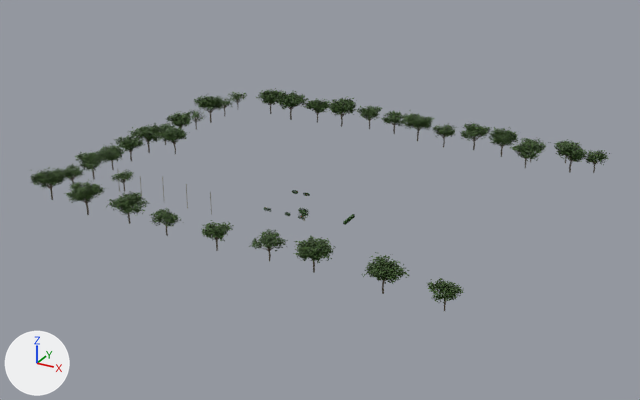
A saved change to the glTF model modelo/vegetacion.glb.
One viewpoint serves both versions: a 50 mm lens placed at (205.0, -363.0, 188.0), pointed at (-7.0, 24.0, -6.0). Arrows for +X, +Y and +Z are at lower left; the lights stay in place. The older version comes first. Where no turn or scale is listed for an object, it has been applied to the vertices. Vertices at exactly the same position are counted once.

Objects in the first picture: 'V016 broadleaf shade 0', 'V016 broadleaf shade 1', 'V016 broadleaf shade 2', 'V016 broadleaf shade 3', 'V016 broadleaf shade 4', 'V016 broadleaf shade 5', 'V016 broadleaf shade 6', 'V016 tropical tree bark' and 1 more.
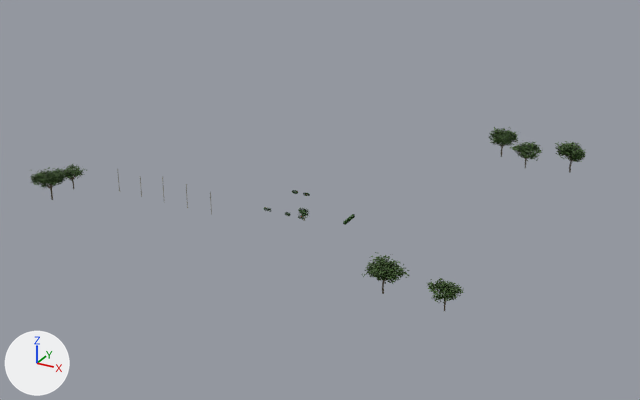
What differs and where, as boxes [x1, y1, x2, y2] in the pictures (640 x 400 px):
'V016 broadleaf shade 3', reshaped (18% shorter): before [33, 90, 608, 300]; after [33, 127, 585, 300]
'V016 broadleaf shade 2', reshaped (18% shorter): before [30, 90, 607, 301]; after [30, 128, 585, 301]
'V016 broadleaf shade 6', reshaped (18% shorter): before [30, 90, 606, 299]; after [30, 128, 586, 299]
'V016 broadleaf shade 5', reshaped (19% shorter): before [32, 89, 609, 301]; after [32, 129, 585, 301]
'V016 broadleaf shade 1', reshaped (18% shorter): before [30, 88, 610, 303]; after [30, 127, 585, 303]
'V016 broadleaf shade 0', reshaped (18% shorter): before [32, 89, 604, 303]; after [32, 127, 584, 303]
'V016 broadleaf shade 4', reshaped (20% shorter): before [31, 89, 608, 301]; after [31, 131, 586, 301]
'V016 tropical tree bark', reshaped (20% shorter): before [42, 94, 599, 311]; after [42, 137, 574, 311]
part 1 of me_v016_tropical_tree_bark, deleted: before [82, 94, 599, 273]
part 2 of me_v016_broadleaf_shade_0, deleted: before [69, 89, 604, 261]
part 3 of me_v016_broadleaf_shade_1, deleted: before [69, 88, 610, 263]
part 4 of me_v016_broadleaf_shade_2, deleted: before [70, 90, 607, 262]
part 5 of me_v016_broadleaf_shade_3, deleted: before [66, 90, 608, 261]
part 6 of me_v016_broadleaf_shade_4, deleted: before [68, 89, 608, 261]
part 7 of me_v016_broadleaf_shade_5, deleted: before [64, 89, 609, 261]
part 8 of me_v016_broadleaf_shade_6, deleted: before [67, 90, 606, 261]

The change, as a list of edits to the scene's bpy script:
```text
Change me_v016_tropical_tree_bark:
    remove me_v016_tropical_tree_bark.from_pydata(...)  # 16826 vertices, 20954 faces; spans x -127.0..127.0, y -101.0..101.0, z -8.0..8.0
    add me_v016_tropical_tree_bark.from_pydata(...)  # 3128 vertices, 3945 faces; spans x -125.0..116.0, y -101.0..93.0, z -8.0..7.0
    me_v016_tropical_tree_bark part 1: 745 loose pieces with 13698 vertices, spanning x -127.0..127.0, y -101.0..101.0, z -8.0..8.0, are deleted
Change me_v016_broadleaf_shade_0:
    remove me_v016_broadleaf_shade_0.from_pydata(...)  # 32196 vertices, 10732 faces; spans x -129.0..129.0, y -103.0..103.0, z -6.0..6.0
    add me_v016_broadleaf_shade_0.from_pydata(...)  # 6921 vertices, 2307 faces; spans x -127.0..120.0, y -103.0..97.0, z -6.0..5.0
    me_v016_broadleaf_shade_0 part 2: 8415 loose pieces with 25245 vertices, spanning x -129.0..129.0, y -103.0..103.0, z -6.0..6.0, are deleted
    other edits to the shape of me_v016_broadleaf_shade_0 do not show in these pictures
Change me_v016_broadleaf_shade_1:
    remove me_v016_broadleaf_shade_1.from_pydata(...)  # 32913 vertices, 10971 faces; spans x -129.0..129.0, y -103.0..103.0, z -6.0..6.0
    add me_v016_broadleaf_shade_1.from_pydata(...)  # 6732 vertices, 2244 faces; spans x -128.0..117.0, y -103.0..97.0, z -6.0..5.0
    me_v016_broadleaf_shade_1 part 3: 8715 loose pieces with 26145 vertices, spanning x -129.0..129.0, y -103.0..103.0, z -6.0..6.0, are deleted
    other edits to the shape of me_v016_broadleaf_shade_1 do not show in these pictures
Change me_v016_broadleaf_shade_2:
    remove me_v016_broadleaf_shade_2.from_pydata(...)  # 33060 vertices, 11020 faces; spans x -129.0..129.0, y -104.0..104.0, z -6.0..6.0
    add me_v016_broadleaf_shade_2.from_pydata(...)  # 6816 vertices, 2272 faces; spans x -128.0..119.0, y -103.0..97.0, z -6.0..4.0
    me_v016_broadleaf_shade_2 part 4: 8732 loose pieces with 26196 vertices, spanning x -129.0..129.0, y -104.0..104.0, z -6.0..6.0, are deleted
    other edits to the shape of me_v016_broadleaf_shade_2 do not show in these pictures
Change me_v016_broadleaf_shade_3:
    remove me_v016_broadleaf_shade_3.from_pydata(...)  # 33573 vertices, 11191 faces; spans x -129.0..129.0, y -104.0..104.0, z -7.0..7.0
    add me_v016_broadleaf_shade_3.from_pydata(...)  # 7086 vertices, 2362 faces; spans x -127.0..118.0, y -103.0..98.0, z -6.0..6.0
    me_v016_broadleaf_shade_3 part 5: 8818 loose pieces with 26454 vertices, spanning x -129.0..129.0, y -104.0..104.0, z -7.0..7.0, are deleted
    other edits to the shape of me_v016_broadleaf_shade_3 do not show in these pictures
Change me_v016_broadleaf_shade_4:
    remove me_v016_broadleaf_shade_4.from_pydata(...)  # 31815 vertices, 10605 faces; spans x -129.0..129.0, y -103.0..103.0, z -7.0..7.0
    add me_v016_broadleaf_shade_4.from_pydata(...)  # 6645 vertices, 2215 faces; spans x -128.0..118.0, y -103.0..97.0, z -6.0..5.0
    me_v016_broadleaf_shade_4 part 6: 8377 loose pieces with 25131 vertices, spanning x -129.0..129.0, y -103.0..103.0, z -7.0..7.0, are deleted
    other edits to the shape of me_v016_broadleaf_shade_4 do not show in these pictures
Change me_v016_broadleaf_shade_5:
    remove me_v016_broadleaf_shade_5.from_pydata(...)  # 32736 vertices, 10912 faces; spans x -130.0..130.0, y -104.0..104.0, z -7.0..7.0
    add me_v016_broadleaf_shade_5.from_pydata(...)  # 6783 vertices, 2261 faces; spans x -128.0..118.0, y -102.0..98.0, z -7.0..5.0
    me_v016_broadleaf_shade_5 part 7: 8639 loose pieces with 25917 vertices, spanning x -130.0..130.0, y -104.0..104.0, z -6.0..7.0, are deleted
    other edits to the shape of me_v016_broadleaf_shade_5 do not show in these pictures
Change me_v016_broadleaf_shade_6:
    remove me_v016_broadleaf_shade_6.from_pydata(...)  # 32205 vertices, 10735 faces; spans x -129.0..129.0, y -104.0..104.0, z -7.0..7.0
    add me_v016_broadleaf_shade_6.from_pydata(...)  # 6852 vertices, 2284 faces; spans x -129.0..118.0, y -103.0..98.0, z -6.0..5.0
    me_v016_broadleaf_shade_6 part 8: 8442 loose pieces with 25326 vertices, spanning x -129.0..129.0, y -104.0..104.0, z -7.0..7.0, are deleted
    other edits to the shape of me_v016_broadleaf_shade_6 do not show in these pictures
```
